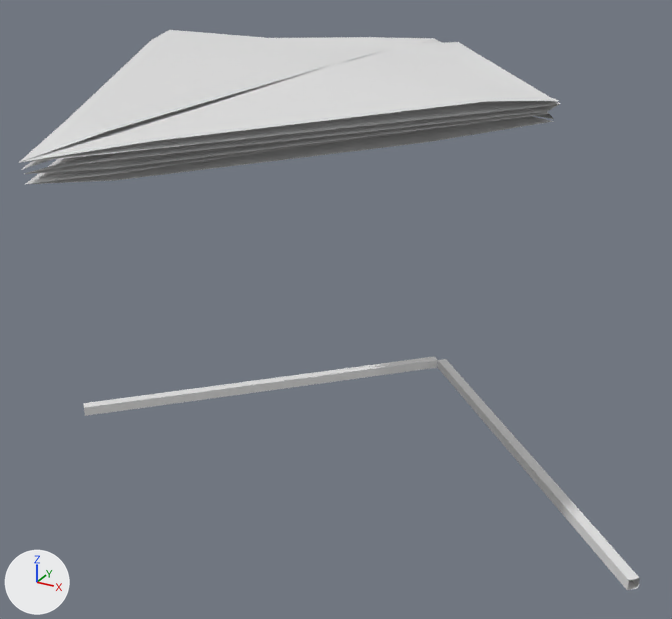
An edit to the glTF model Import/Paper/Crane/Crane_7_Correct.glb, drawn before and after from the same camera.
Rendered twice from a camera (50 mm lens) standing at (0.482, -1.212, 0.655) and looking at (0.022, -0.376, 0.237). The axes (+X, +Y, +Z) are drawn at lower left. The lights are the same throughout. Where no turn or scale is listed for an object, it has been applied to the vertices.

The first picture shows 'Crane_Crease_7_Correct', 'Crane_Paper_7_Correct'.
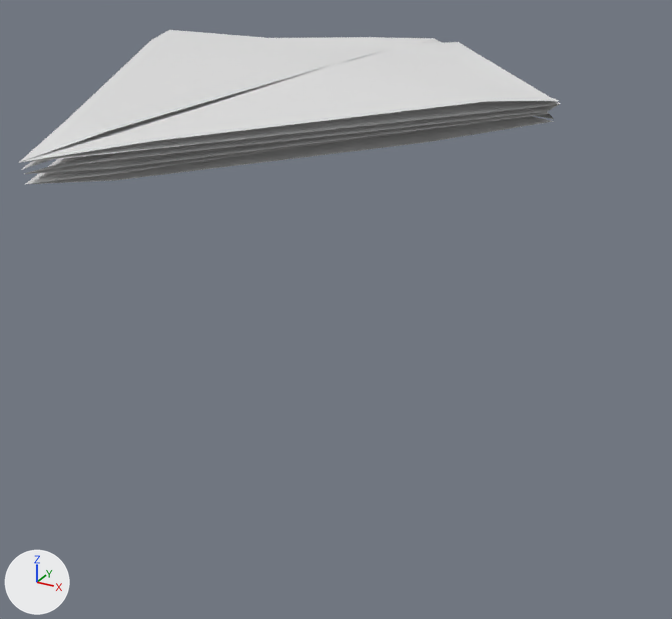
Boxes [x1, y1, x2, y2] around the edits, measured in the pictures (672 x 619 px):
'Crane_Crease_7_Correct', deleted
    before: [83, 356, 640, 590]

The change, as a list of edits to the scene's bpy script:
```text
Remove ob_crane_crease_7_correct:
    ob_crane_crease_7_correct = bpy.data.objects.new('Crane_Crease_7_Correct', me_cube_012)
    ob_crane_crease_7_correct.location = (0.0, 0.0, 0.0)
```
